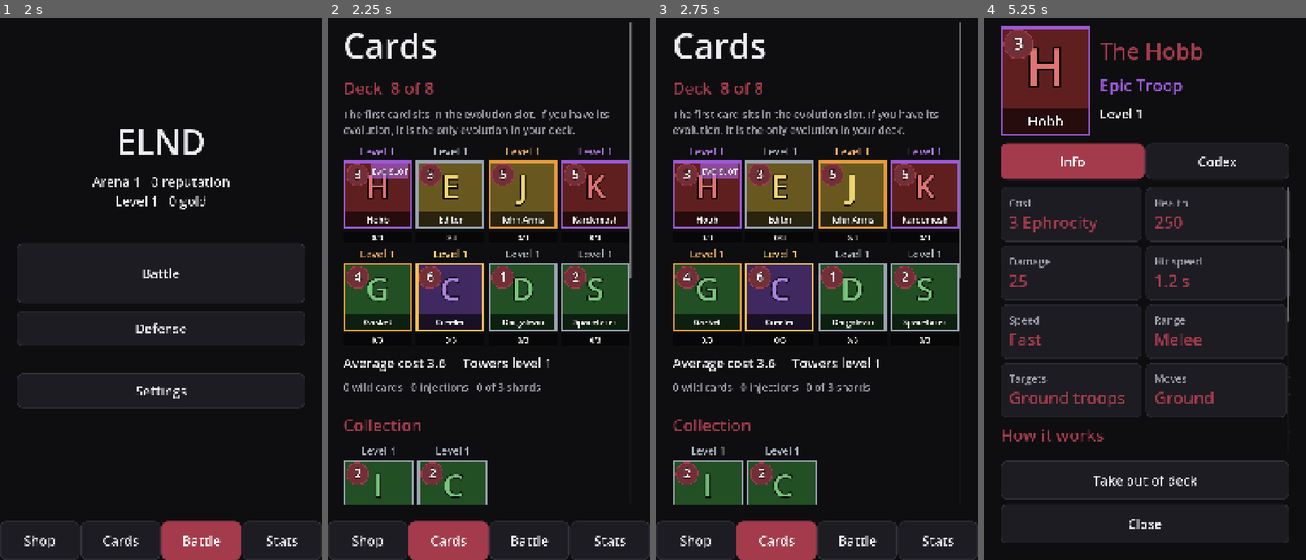
Above: before the commit, frames 1-4 (left to right).
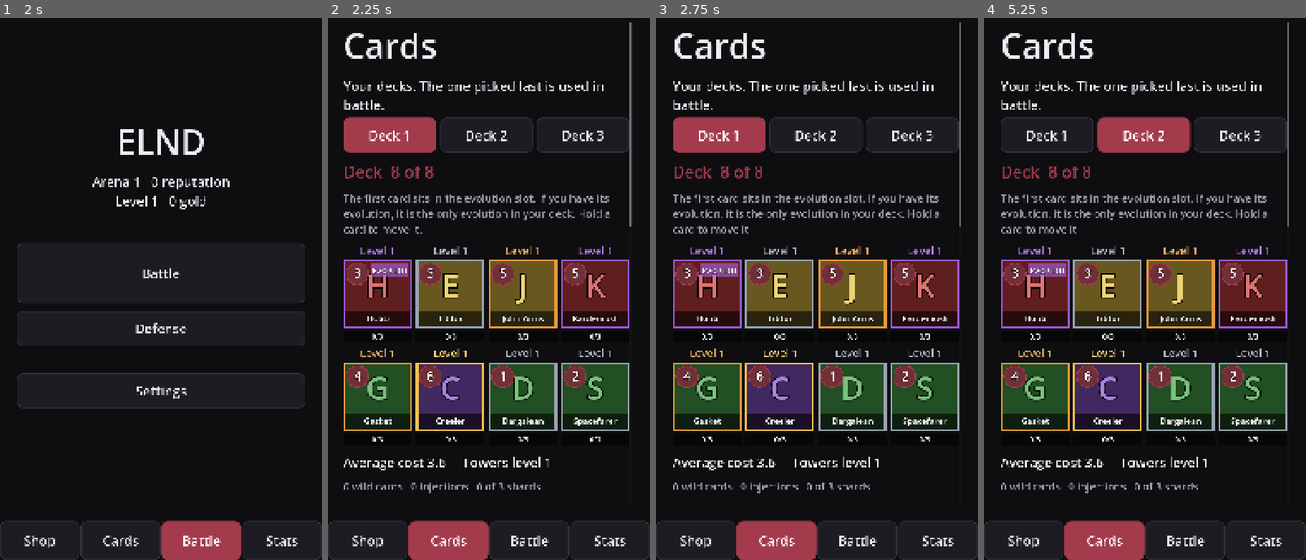
Above: after the commit, the same moments.

Repository: HenryElendheim/ELND
Game: Godot game, scene res://scenes/splash.tscn
Two runs of this game, one before a commit and one after it. Both use one fixed random seed, a clock stepped at 60 frames per second and the inputs below.
Inputs (mouse positions are in pixels of both pictures, inside the frame that each line leads up to):
- Up to frame 1 (2 s): tap Enter at 0.5 s; move the mouse to (231, 245) at 0.52 s; click (231, 245) at 0.67 s; drag from (96, 299) to (144, 386) at 1.27 s
- Up to frame 2 (2.25 s): click "Cards" at 2 s
- Up to frame 3 (2.75 s): no input
- Up to frame 4 (5.25 s): click (1035, 196) at 2.77 s; click (1048, 137) at 3.5 s, where only the run after the commit has a clickable "Deck 1"; click (1106, 196) at 4.27 s; click (1145, 137) at 5 s, where only the run after the commit has a clickable "Deck 2"

Frame 1 is identical in both runs. In frame 2, 38% of the frame differs, in the area x 4-95%, y 11-90%; in frame 3, 38%, in the area x 5-95%, y 11-90%; in frame 4, 37%.

Commit message:
Three decks, sorting and filtering, and hold to move cards
You can now keep three decks and switch between them at the top of the
Cards screen. Whichever one you picked last is the one used in battle.

The collection and locked cards can be sorted by Ephrocity, rarity,
type, name or number, and filtered to troops, spells, flying cards and
so on. The choice is remembered.

Card tiles now handle their own taps, so a swipe that starts on a card
scrolls the list instead of getting stuck. Holding a card still picks
it up, and dropping it on a deck card swaps them. A collection card
dropped on a deck card takes its place.

Diff:
--- a/data/battle.json
+++ b/data/battle.json
@@ -15,7 +15,8 @@
 	"deploy_time": 1.0,
 	"deck": {
 		"size": 8,
-		"hand": 4
+		"hand": 4,
+		"slots": 3
 	},
 	"match": {
 		"regular_seconds": 180,
--- a/scenes/deck.gd
+++ b/scenes/deck.gd
@@ -1,13 +1,19 @@
 extends Screen
-## The Cards screen. Your deck sits at the top as two rows of four tiles, each with its level above it and its copies bar below,
-## then the average Ephrocity cost and tower level, then the rest of your collection.
+## The Cards screen. At the top you pick one of your decks, and the one picked last is the one battles use.
+## The deck sits below as two rows of four tiles, each with its level above it and its copies bar below,
+## then the average Ephrocity cost and tower level, then your collection and the cards still locked,
+## which you can sort and filter by cost, rarity, kind and more.
 ## Tap a card to open its details, with its stats, how it works and its Codex entry,
 ## and the buttons to add it, swap it in, take it out, put it in the evolution slot or spend wild cards.
+## Hold a card still for a moment to pick it up, then drop it on a deck card to swap them.
+## Swiping that starts on a card still scrolls the list.
 ## The first place in the deck is the evolution slot. A card there whose evolution is unlocked is the deck's only evolution.
-## The deck is saved whenever it has exactly the right number of cards.
+## A deck is saved whenever it has exactly the right number of cards.
 
 const MENU_SCENE := "res://scenes/main_menu.tscn"
 const COLUMNS := 4
+const SORTS := [["cost", "Ephrocity"], ["rarity", "Rarity"], ["type", "Type"], ["name", "Name"], ["number", "Number"]]
+const TYPE_ORDER := ["troop", "building", "spell"]
 
 var _deck := []
 var _size := 8
@@ -15,16 +21,28 @@
 var _detail: CardDetail = null
 ## A collection card waiting to be swapped in. The next deck card tapped is the one it replaces.
 var _swap_in := ""
+## The deck tiles on screen, so a card being carried knows which one it is over.
+var _deck_tiles: Array[CardTile] = []
+## The card being carried after a hold, the copy of it that follows the finger, and the deck place under it.
+var _carrying := ""
+var _ghost: CardTile = null
+var _hover := -1
 
 
 func build() -> void:
 	_size = int(Data.table("battle").deck.size)
 	if _deck.is_empty():
-		_deck = BattleSim.starting_deck().duplicate()
+		_deck = BattleSim.valid_deck(Progress.decks()[Progress.active_deck()]).duplicate()
 	add(Ui.label("Cards", "TitleLabel"))
 
+	var choices := []
+	for i in Progress.deck_slots():
+		choices.append([i, "Deck %d" % (i + 1)])
+	add(Ui.choice("Your decks. The one picked last is used in battle.", choices, Progress.active_deck(), _pick_deck, choices.size()))
+
 	add(Ui.label("Deck  %d of %d" % [_deck.size(), _size], "HeadingLabel"))
-	add(Ui.label("The first card sits in the evolution slot. If you have its evolution, it is the only evolution in your deck.", "MutedLabel"))
+	add(Ui.label("The first card sits in the evolution slot. If you have its evolution, it is the only evolution in your deck. Hold a card to move it.", "MutedLabel"))
+	_deck_tiles.clear()
 	add(_grid(_deck, true))
 	var costs := 0.0
 	for id in _deck:
@@ -33,25 +51,93 @@
 	add(Ui.label("Average cost %.1f     Towers level %d" % [average, Progress.tower_level()]))
 	add(Ui.label("%d wild cards   %d injections   %d of 3 shards" % [Progress.wild_cards(), Progress.injections(), Progress.shards()], "MutedLabel"))
 
-	var rest := BattleSim.available_cards().filter(func(id: String) -> bool: return not id in _deck)
-	if not rest.is_empty():
-		add(Ui.spacer(12))
-		add(Ui.label("Collection", "HeadingLabel"))
+	add(Ui.spacer(12))
+	add(Ui.label("Collection", "HeadingLabel"))
+	add(Ui.label("Sort by", "MutedLabel"))
+	add(Ui.strip(SORTS, Settings.get_value("collection_sort"), _on_sort))
+	add(Ui.label("Show", "MutedLabel"))
+	add(Ui.strip(_filters(), Settings.get_value("collection_filter"), _on_filter))
+	var rest := _shown(BattleSim.available_cards().filter(func(id: String) -> bool: return not id in _deck))
+	if rest.is_empty():
+		add(Ui.label("No cards here.", "MutedLabel"))
+	else:
 		add(_grid(rest, false))
-	var locked := _locked_cards()
+
+	var locked := _shown(_locked_cards())
 	if not locked.is_empty():
 		add(Ui.spacer(12))
 		add(Ui.label("Locked", "HeadingLabel"))
 		add(Ui.label("These turn up in chests once you reach their arena. Tap one to see what it does.", "MutedLabel"))
-		var grid := GridContainer.new()
-		grid.columns = COLUMNS
+		var grid := _new_grid()
 		for id in locked:
 			var tile := CardTile.new(id, true)
 			tile.locked = true
-			tile.pressed.connect(func() -> void: _peek(id))
+			tile.enable_gestures()
+			tile.tapped.connect(func() -> void: _peek(id))
 			grid.add_child(tile)
 		add(grid)
 	add_back_button()
+
+
+## The filter buttons: every card category, apart from neutralized cards, which never show here.
+static func _filters() -> Array:
+	return CardSearch.CATEGORIES.filter(func(option: Array) -> bool: return option[0] != "neutralized")
+
+
+## Cards that fit the picked filter, in the picked order.
+func _shown(ids: Array) -> Array:
+	var filter: String = Settings.get_value("collection_filter")
+	var found := ids.filter(func(id: String) -> bool: return CardSearch.matches(id, "", filter))
+	found.sort_custom(_before)
+	return found
+
+
+## Whether one card goes before another in the picked order. Ties fall back to the card number.
+func _before(a: String, b: String) -> bool:
+	var cards: Dictionary = Data.table("cards").cards
+	var first: Dictionary = cards[a]
+	var second: Dictionary = cards[b]
+	var x := 0.0
+	var y := 0.0
+	match Settings.get_value("collection_sort"):
+		"cost":
+			x = float(first.cost)
+			y = float(second.cost)
+		"rarity":
+			x = float(first.threat)
+			y = float(second.threat)
+		"type":
+			x = TYPE_ORDER.find(first.type) * 100.0 + float(first.cost)
+			y = TYPE_ORDER.find(second.type) * 100.0 + float(second.cost)
+		"name":
+			if first.name != second.name:
+				return String(first.name).naturalnocasecmp_to(String(second.name)) < 0
+	if x != y:
+		return x < y
+	return int(first.number) < int(second.number)
+
+
+func _on_sort(mode: String) -> void:
+	Settings.set_value("collection_sort", mode)
+	_rebuild()
+
+
+func _on_filter(tag: String) -> void:
+	Settings.set_value("collection_filter", tag)
+	_rebuild()
+
+
+## Switches to another deck. A deck that is not full yet keeps its last full version.
+func _pick_deck(index: int) -> void:
+	if index == Progress.active_deck():
+		return
+	if _deck.size() != _size:
+		Nav.toast("That deck was not full, so its last full version is kept")
+	Progress.select_deck(index)
+	_deck = BattleSim.valid_deck(Progress.decks()[index]).duplicate()
+	_selected = ""
+	_swap_in = ""
+	_rebuild()
 
 
 ## Cards from later arenas, soonest first. Neutralized cards stay hidden.
@@ -63,13 +149,7 @@
 		var card: Dictionary = cards[id]
 		if card.get("type") in playable and not card.get("neutralized", false) and int(card.get("unlock_arena", 1)) > Progress.arena():
 			found.append(id)
-	found.sort_custom(func(a: String, b: String) -> bool: return _order(cards[a]) < _order(cards[b]))
 	return found
-
-
-## Sorts by unlock arena first and card number second.
-static func _order(card: Dictionary) -> int:
-	return int(card.get("unlock_arena", 1)) * 1000 + int(card.number)
 
 
 ## Opens a locked card's details with no buttons, since it cannot go in a deck yet.
@@ -78,20 +158,86 @@
 	add_child(_detail)
 
 
-func _grid(ids: Array, in_deck: bool) -> GridContainer:
+func _new_grid() -> GridContainer:
 	var grid := GridContainer.new()
 	grid.columns = COLUMNS
+	return grid
+
+
+func _grid(ids: Array, in_deck: bool) -> GridContainer:
+	var grid := _new_grid()
 	var evolutions := Progress.evolutions_in(_deck)
 	for i in ids.size():
 		var id: String = ids[i]
 		var tile := CardTile.new(id, true)
-		tile.toggle_mode = true
+		tile.enable_gestures()
 		tile.set_pressed_no_signal(id == _selected)
 		tile.evolution_slot = in_deck and i < Progress.evolution_slots()
 		tile.evolution = id in evolutions
-		tile.pressed.connect(func() -> void: _tapped(id))
+		tile.tapped.connect(func() -> void: _tapped(id))
+		tile.held.connect(func() -> void: _pick_up(tile))
+		if in_deck:
+			_deck_tiles.append(tile)
 		grid.add_child(tile)
 	return grid
+
+
+## Holding a card picks it up. A copy of it follows the finger until it is dropped.
+func _pick_up(tile: CardTile) -> void:
+	_carrying = tile.card_id
+	Touch.holding = true
+	_ghost = CardTile.new(_carrying)
+	_ghost.top_level = true
+	_ghost.mouse_filter = MOUSE_FILTER_IGNORE
+	_ghost.size = tile.size * 0.9
+	_ghost.global_position = tile.global_position
+	_ghost.modulate.a = 0.85
+	add_child(_ghost)
+	if Settings.get_value("vibration"):
+		Input.vibrate_handheld(40)
+
+
+## While a card is carried, it follows the finger, the deck card under it lights up, and letting go drops it there.
+func _input(event: InputEvent) -> void:
+	if _carrying == "" or Touch.cancelling:
+		return
+	if event is InputEventMouseMotion:
+		_ghost.global_position = event.position - _ghost.size / 2.0
+		_hover = _deck_place_at(event.position)
+		for i in _deck_tiles.size():
+			_deck_tiles[i].modulate = Color(1.35, 1.35, 1.35) if i == _hover else Color.WHITE
+		get_viewport().set_input_as_handled()
+	elif event is InputEventMouseButton and event.button_index == MOUSE_BUTTON_LEFT and not event.pressed:
+		_drop(_deck_place_at(event.position))
+		get_viewport().set_input_as_handled()
+
+
+func _deck_place_at(point: Vector2) -> int:
+	for i in _deck_tiles.size():
+		if _deck_tiles[i].get_global_rect().has_point(point):
+			return i
+	return -1
+
+
+## Dropping on a deck card swaps the two. A deck card trades places, and a collection card takes that place in the deck.
+## Dropping anywhere else puts the card back where it was.
+func _drop(place: int) -> void:
+	var id := _carrying
+	_carrying = ""
+	_hover = -1
+	Touch.holding = false
+	if _ghost != null:
+		_ghost.queue_free()
+		_ghost = null
+	if place < 0 or place >= _deck.size() or _deck[place] == id:
+		_rebuild()
+		return
+	var from := _deck.find(id)
+	if from >= 0:
+		_deck[from] = _deck[place]
+	_deck[place] = id
+	_save()
+	_rebuild()
 
 
 ## The buttons for a card's details, which change with whether it is in the deck.
@@ -171,7 +317,7 @@
 
 func _save() -> void:
 	if _deck.size() == _size:
-		Save.set_value("deck", _deck.duplicate())
+		Progress.save_deck(Progress.active_deck(), _deck)
 
 
 ## Rebuilds the whole screen from the current state, which keeps every label and tile in step after a change.
@@ -181,6 +327,11 @@
 	build()
 
 
+## Leaving the screen never leaves a card stuck to the finger.
+func _exit_tree() -> void:
+	Touch.holding = false
+
+
 func go_back() -> bool:
 	if _deck.size() != _size:
 		Nav.toast("Your deck needs %d cards, so the last full deck is kept" % _size)
--- a/scripts/autoload/settings.gd
+++ b/scripts/autoload/settings.gd
@@ -19,6 +19,8 @@
 		"bot_counter_play": 0.5,
 		"pure_balance": false,
 		"admin_mode": false,
+		"collection_sort": "cost",
+		"collection_filter": "",
 	}
 
 
--- a/scripts/battle/battle_sim.gd
+++ b/scripts/battle/battle_sim.gd
@@ -81,11 +81,16 @@
 
 ## The player's saved deck when it is still valid, and otherwise the first cards that are available.
 static func starting_deck() -> Array:
+	return valid_deck(Save.get_value("deck"))
+
+
+## A saved deck as it is when it is full and every card in it can be played, and otherwise the first cards that are available.
+static func valid_deck(saved: Variant) -> Array:
 	var size := int(Data.table("battle").deck.size)
 	var available := available_cards()
-	var saved: Array = Save.get_value("deck") if Save.get_value("deck") is Array else []
-	if saved.size() == mini(size, available.size()) and saved.all(func(id: Variant) -> bool: return id in available):
-		return saved
+	var cards: Array = saved if saved is Array else []
+	if cards.size() == mini(size, available.size()) and cards.all(func(id: Variant) -> bool: return id in available):
+		return cards
 	return available.slice(0, size)
 
 
--- a/scripts/progress.gd
+++ b/scripts/progress.gd
@@ -261,6 +261,44 @@
 	_write("evolutions", unlocked)
 
 
+## How many decks the player can keep. The one picked last is the one battles use, and it is also kept under "deck",
+## which means everything that reads the battle deck works the same as with a single deck.
+static func deck_slots() -> int:
+	return int(_table("battle").deck.get("slots", 3))
+
+
+static func active_deck() -> int:
+	return clampi(int(_read("deck_index", 0)), 0, deck_slots() - 1)
+
+
+## Every saved deck, one list per slot. A slot never used is an empty list.
+static func decks() -> Array:
+	var raw: Variant = _read("decks", [])
+	var stored: Array = raw.duplicate(true) if raw is Array else []
+	while stored.size() < deck_slots():
+		stored.append([])
+	var current: Variant = _read("deck", null)
+	if current is Array and not current.is_empty():
+		stored[active_deck()] = current.duplicate()
+	return stored
+
+
+static func save_deck(index: int, cards: Array) -> void:
+	var all := decks()
+	all[index] = cards.duplicate()
+	_write("decks", all)
+	if index == active_deck():
+		_write("deck", cards.duplicate())
+
+
+## Picks the deck battles use from now on.
+static func select_deck(index: int) -> void:
+	var all := decks()
+	_write("decks", all)
+	_write("deck_index", index)
+	_write("deck", all[index].duplicate())
+
+
 ## How many evolution slots a deck has. They are the first places in the deck.
 static func evolution_slots() -> int:
 	return int(Data.table("battle").evolution.slots)
--- a/scripts/ui/card_tile.gd
+++ b/scripts/ui/card_tile.gd
@@ -14,9 +14,20 @@
 const GAP := 8.0
 const LIFT := 14.0
 
+## With gestures on, a quick tap sends tapped and holding still sends held, while a finger that moves is left to scroll the list.
+signal tapped
+signal held
+
+const HOLD_MS := 450
+const MOVE_SLACK := 18.0
+
 var card_id := ""
 ## Shows the level above the tile and the bar of copies toward the next level under it.
 var show_progress := false
+var _down_at: Variant = null
+var _down_ms := 0
+var _moved := false
+var _held := false
 ## A card the player cannot get yet. It is drawn dimmed, with the arena that unlocks it where the level would be.
 var locked := false
 ## Glows purple, which marks a card in the evolution slot with its evolution unlocked, or one ready to come out evolved.
@@ -27,6 +38,38 @@
 var cycles_left := -1
 
 
+## Turns on tap and hold for this tile. The tile then lets touches pass on to the list around it,
+## which means a swipe that starts on a card still scrolls.
+func enable_gestures() -> void:
+	toggle_mode = true
+	button_mask = 0
+	mouse_filter = MOUSE_FILTER_PASS
+	set_process(true)
+
+
+func _gui_input(event: InputEvent) -> void:
+	if button_mask != 0:
+		return
+	if event is InputEventMouseButton and event.button_index == MOUSE_BUTTON_LEFT:
+		if event.pressed:
+			_down_at = event.position
+			_down_ms = Time.get_ticks_msec()
+			_moved = false
+			_held = false
+		elif _down_at != null:
+			if not _moved and not _held and Rect2(Vector2.ZERO, size).has_point(event.position):
+				tapped.emit()
+			_down_at = null
+	elif event is InputEventMouseMotion and _down_at != null and event.position.distance_to(_down_at) > MOVE_SLACK:
+		_moved = true
+
+
+func _process(_delta: float) -> void:
+	if _down_at != null and not _moved and not _held and Time.get_ticks_msec() - _down_ms >= HOLD_MS:
+		_held = true
+		held.emit()
+
+
 static func short_name(id: String) -> String:
 	if id == "":
 		return ""
@@ -42,6 +85,7 @@
 	clip_contents = true
 	size_flags_horizontal = SIZE_EXPAND_FILL
 	custom_minimum_size = Vector2(0, 230 + (LEVEL_HEIGHT + BAR_HEIGHT + GAP * 2 if progress else 0))
+	set_process(false)
 
 
 func _draw() -> void:
--- a/scripts/ui/drag_scroll.gd
+++ b/scripts/ui/drag_scroll.gd
@@ -25,7 +25,7 @@
 
 
 func _input(event: InputEvent) -> void:
-	if Touch.cancelling or not _scroll.is_visible_in_tree() or Touch.blocked(_scroll):
+	if Touch.cancelling or Touch.holding or not _scroll.is_visible_in_tree() or Touch.blocked(_scroll):
 		return
 	if event is InputEventMouseButton and event.button_index == MOUSE_BUTTON_LEFT:
 		if event.pressed and _scroll.get_global_rect().has_point(event.position):
--- a/scripts/ui/pager.gd
+++ b/scripts/ui/pager.gd
@@ -86,7 +86,7 @@
 		return
 	if Touch.blocked(self):
 		return
-	if Touch.cancelling:
+	if Touch.cancelling or Touch.holding:
 		return
 	if event is InputEventMouseButton and event.button_index == MOUSE_BUTTON_LEFT:
 		if event.pressed and get_global_rect().has_point(event.position):
--- a/scripts/ui/touch.gd
+++ b/scripts/ui/touch.gd
@@ -3,6 +3,8 @@
 
 ## True while a pretend release is being sent, which every gesture handler ignores.
 static var cancelling := false
+## True while a card is held and being moved, which stops lists scrolling and pages swiping under the finger.
+static var holding := false
 
 
 ## Lets go of whatever button the finger started on, far off screen, which means that button neither fires
--- a/tests/smoke.gd
+++ b/tests/smoke.gd
@@ -23,6 +23,7 @@
 	broken += _check_placement()
 	broken += _check_card_search()
 	broken += _check_new_cards()
+	broken += _check_decks()
 	# Every card's details open and close cleanly, which checks the info and codex text for every card.
 	for id in Data.table("cards").cards:
 		var detail := CardDetail.new(id, [["Nothing", func() -> void: pass]])
@@ -318,6 +319,21 @@
 	_sims.clear()
 	print("New cards checked")
 	return broken
+
+
+## Three decks: saving one, switching to another, and battles always using the deck picked last.
+func _check_decks() -> int:
+	var first := BattleSim.starting_deck().duplicate()
+	Progress.save_deck(Progress.active_deck(), first)
+	var reversed := first.duplicate()
+	reversed.reverse()
+	Progress.select_deck(1)
+	Progress.save_deck(1, reversed)
+	var ok := BattleSim.starting_deck() == reversed
+	Progress.select_deck(0)
+	ok = ok and BattleSim.starting_deck() == first and Progress.decks()[1] == reversed
+	print("Decks checked")
+	return _expect(ok, "switching decks did not keep each deck")
 
 
 ## A battle with no bot and harmless towers, used to test one rule at a time without anything else getting in the way.
Not shown, changed: docs/project-notes.md
